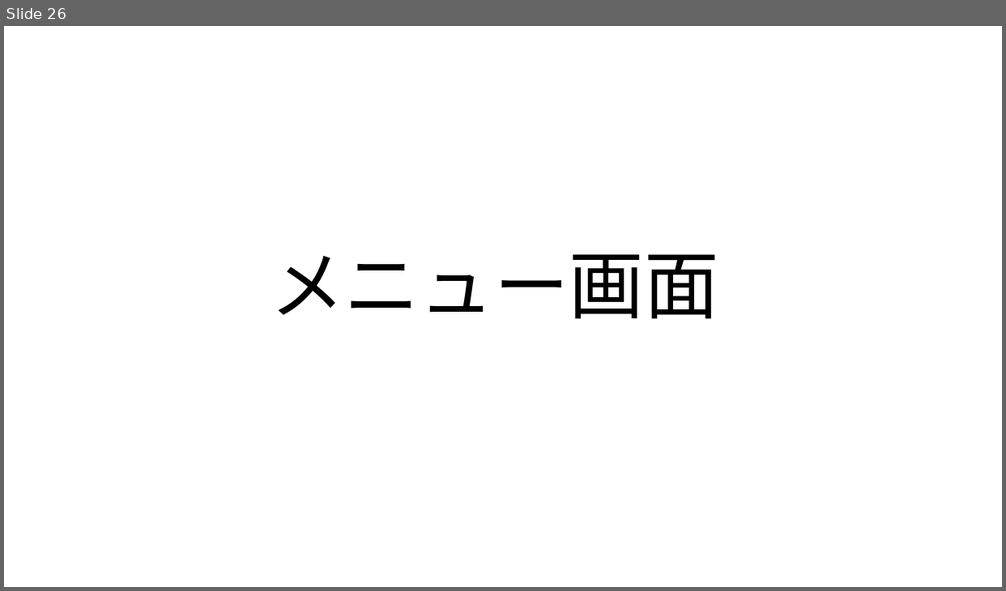
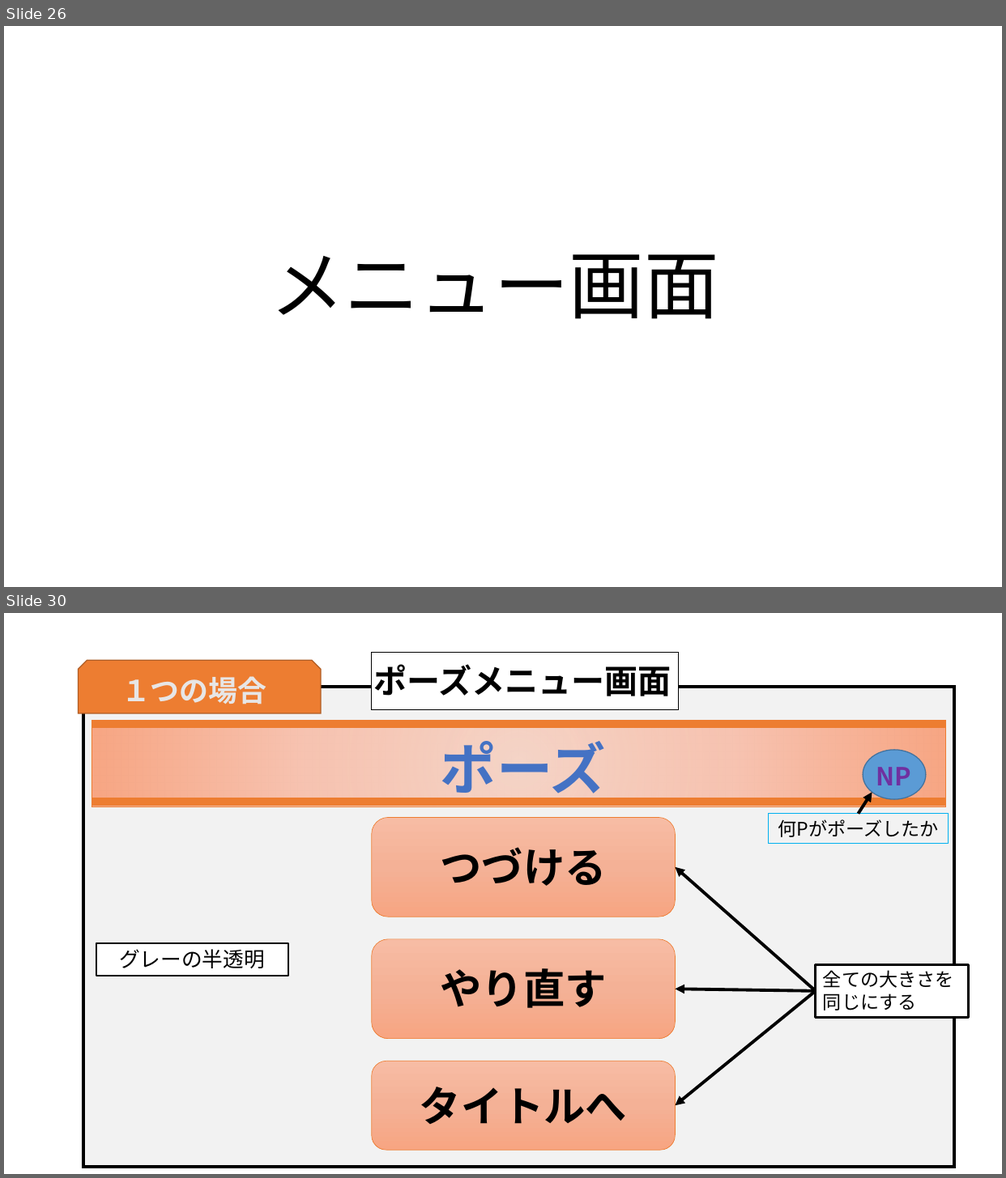
Before and after one commit to MizukiKato0416/sotsugyou_time_kato, a slide deck: 卒業制作_風船わりゲーム（仮）.pptx. Shown one above the other, each under a label of ours: slide 26 before the commit, slides 26 and 30 after it; the slides between them are not shown. The pictures are 1006x591 and 1006x1178 pixels, drawn with LibreOffice and Linux fonts; fonts in the diff are those of the drawing. Boxes give left, top, right and bottom in pixels: in the first picture for what was removed or moved away, otherwise in the second. Text is boxed around its words. In the diff, an @@ line names an element or a change of style, - is before the commit and + after.

Commit message:
ポーズメニューの画面構成を追加

```diff
--- a/卒業制作_風船わりゲーム（仮）.pptx
+++ b/卒業制作_風船わりゲーム（仮）.pptx
@@ slide 30 added at [4, 613, 1002, 1174], background #FFFFFF @@
@@ snip same rect added at [78, 660, 321, 713], fill #ED7D31, outline #AF5C24 1 pt @@
@@ rectangle added at [372, 653, 679, 709], fill #FFFFFF, outline #000000 1 pt @@
@@ text added at [121, 676, 266, 705], 28 pt, text #E7E6E6, bold @@
+１つの場合
@@ text added at [373, 664, 671, 696], 32 pt, text #000000, bold @@
+ポーズメニュー画面
@@ rectangle added at [83, 687, 954, 1168], fill #F2F2F2, outline #000000 3 pt @@
@@ rectangle added at [91, 720, 946, 727], fill #ED7D31, outline #ED7D31 0.5 pt @@
@@ rectangle added at [92, 721, 947, 807], fill gradient #F7BDA5 to #F7C4B2 to #F8A582, outline #ED7D31 0.5 pt @@
@@ text added at [441, 741, 606, 803], 54 pt, text #4472C4, bold @@
+ポーズ
@@ ellipse added at [863, 750, 926, 799], fill #5B9BD5, outline #43739E 1 pt @@
@@ text added at [876, 767, 911, 786], 24 pt, text #7030A0, bold @@
+NP
@@ rectangle added at [91, 798, 946, 806], fill #ED7D31, outline #ED7D31 0.5 pt @@
@@ arrow added from (859, 814) to (872, 792), #000000 3 pt @@
@@ rounded rectangle added at [372, 817, 675, 917], fill gradient #F7BDA5 to #F5B196 to #F8A582, outline #ED7D31 0.5 pt @@
@@ rectangle added at [769, 814, 948, 844], outline #00B0F0 0.75 pt, 18 pt, text #000000 @@
+何Pがポーズしたか
@@ text added at [441, 847, 607, 886], 40 pt, text #000000, bold @@
+つづける
@@ arrow added from (816, 991) to (675, 867), #000000 3 pt @@
@@ rectangle added at [96, 943, 288, 976], fill #FFFFFF, outline #000000 1.5 pt, 20 pt, text #000000 @@
+グレーの半透明
@@ rounded rectangle added at [372, 939, 675, 1039], fill gradient #F7BDA5 to #F5B196 to #F8A582, outline #ED7D31 0.5 pt @@
@@ text added at [441, 969, 607, 1008], 40 pt, text #000000, bold @@
+やり直す
@@ rectangle added at [816, 965, 968, 1018], fill #FFFFFF, outline #000000 2.25 pt, 18 pt, text #000000 @@
+全ての大きさを
+同じにする
@@ arrow added from (816, 991) to (675, 989), #000000 3 pt @@
@@ arrow added from (816, 991) to (675, 1105), #000000 3 pt @@
@@ rounded rectangle added at [372, 1062, 675, 1151], fill gradient #F7BDA5 to #F5B196 to #F8A582, outline #ED7D31 0.5 pt @@
@@ text added at [420, 1087, 627, 1124], 40 pt, text #000000, bold @@
+タイトルへ
```
Also in this commit, not shown: 2 slides changed, 1 other slide added, 1 other file.
